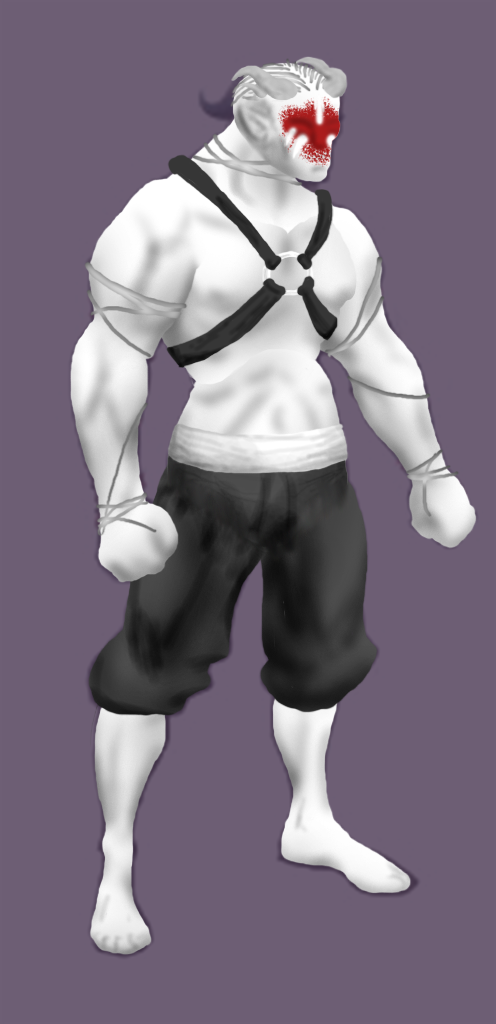
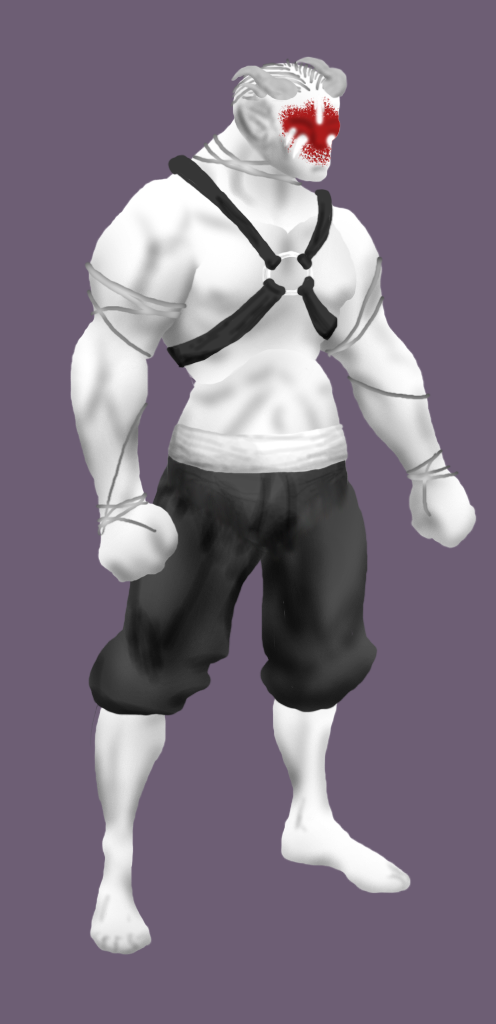
Layers edited between the first and the second (496, 1024) image:
hid "Reference" over [68, 61, 479, 960]
